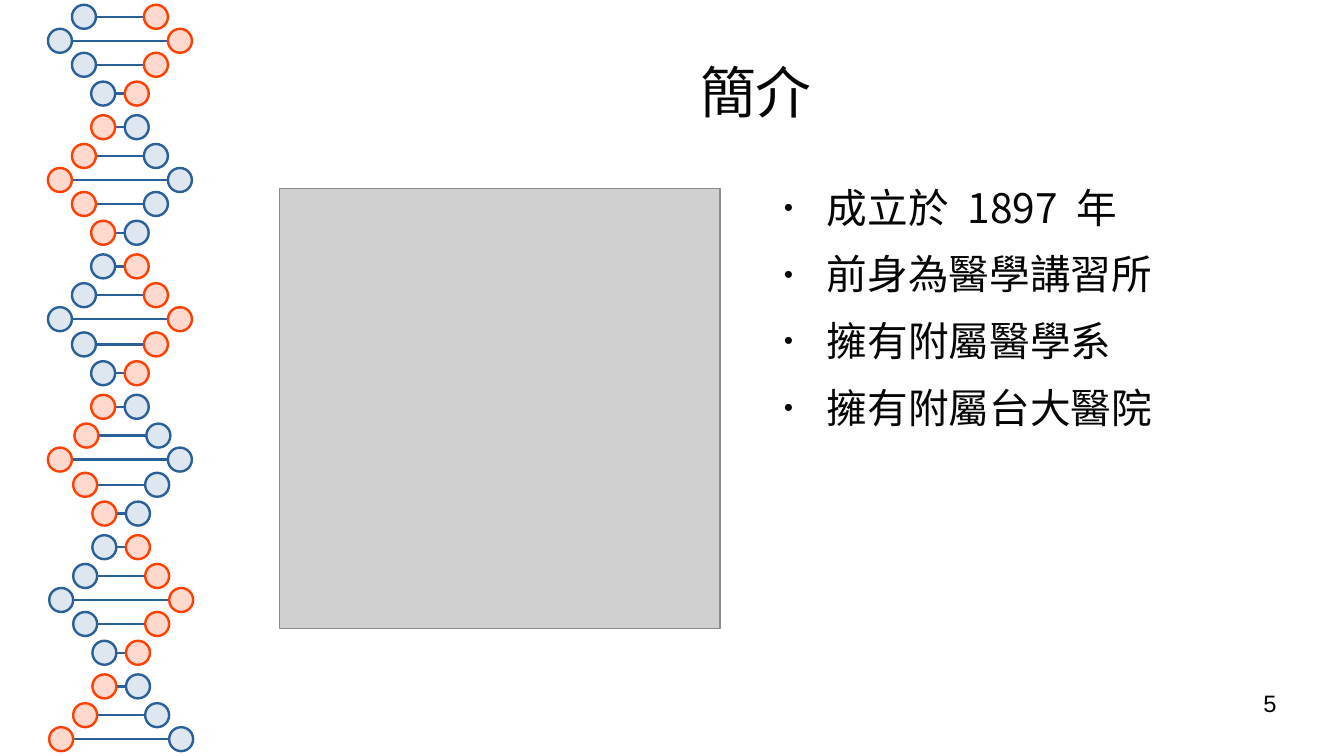
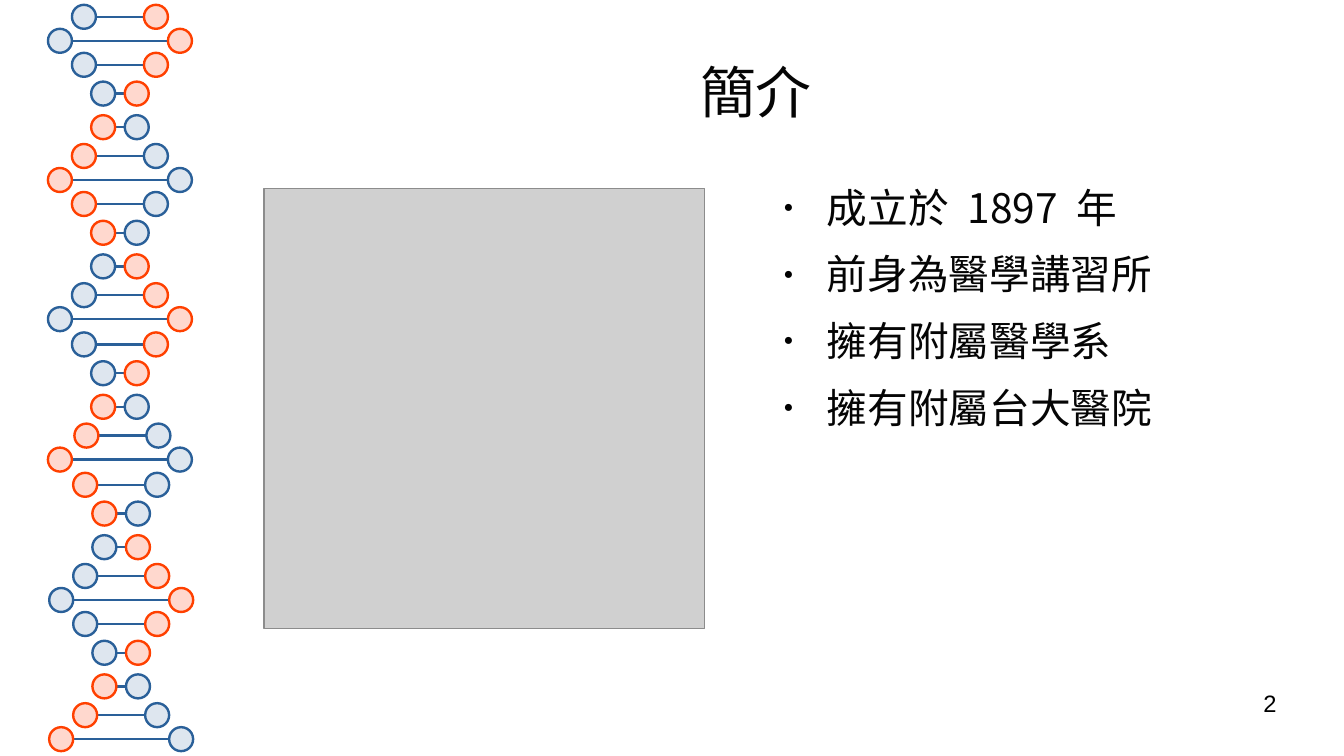
Before and after one commit to olivertzeng/homework, a slide deck: slide 2 of university/輔導報告.odp (slide 5 before the commit). Drawn at 1344x756 pixels with LibreOffice and Linux fonts; fonts in the diff are those of the drawing; grey boxes stand for pictures. Boxes give left, top, right and bottom in pixels: in the first picture for what was removed or moved away, otherwise in the second. Text is boxed around its words. In the diff, an @@ line names an element or a change of style, - is before the commit and + after.

Commit message:
binary

```diff
--- a/university/輔導報告.odp
+++ b/university/輔導報告.odp
@@ picture: place and size @@
-picture at box(279, 188, 720, 628)
+picture at box(265, 188, 705, 628)
@@ page number at box(1263, 695, 1276, 712): text changed @@
-5
+2
```
